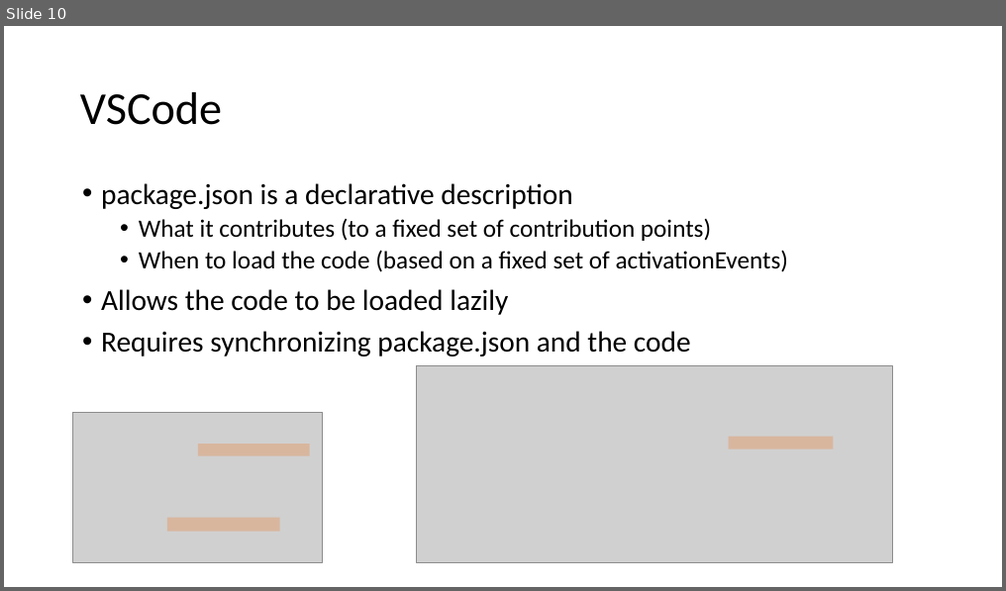
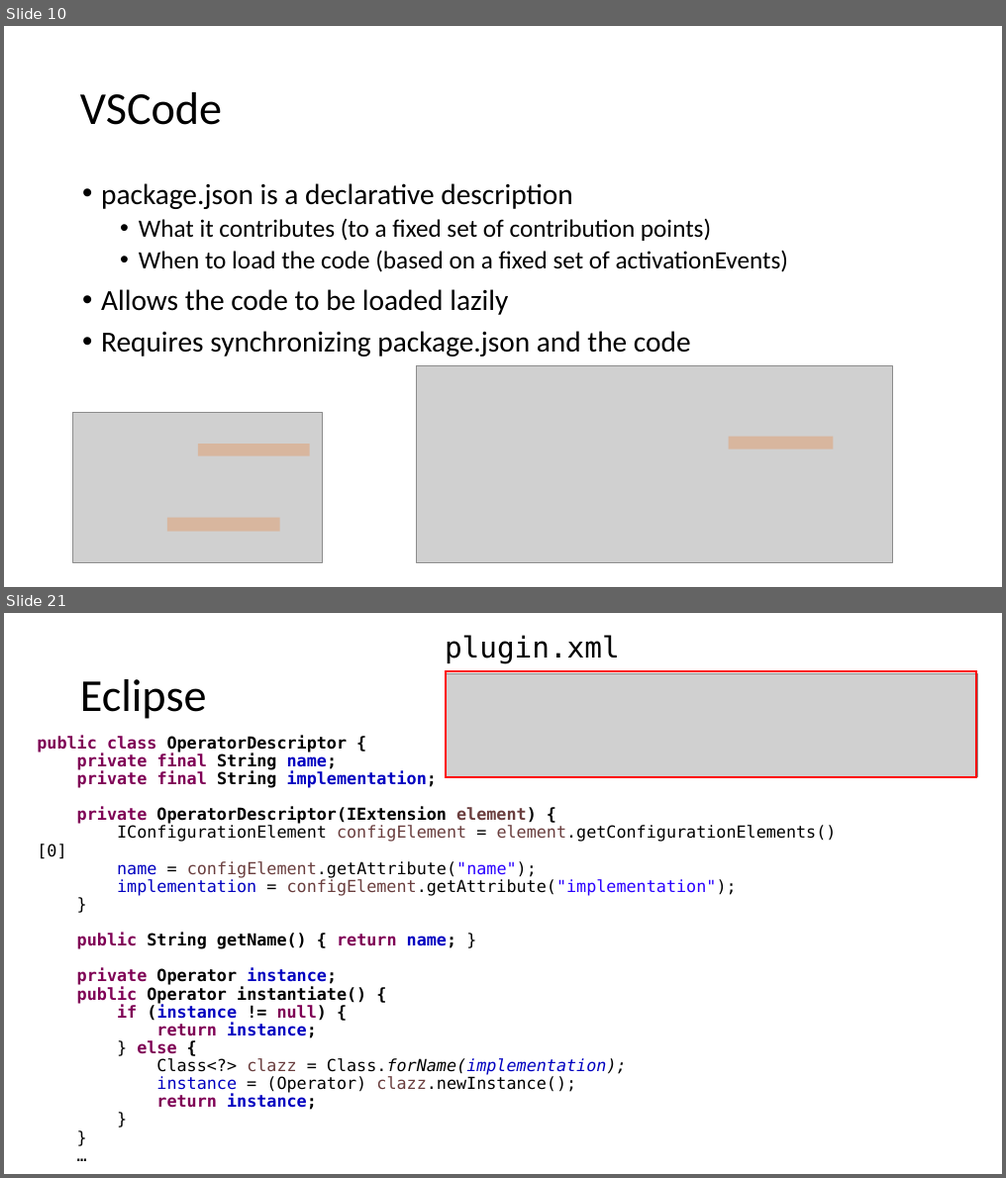
Before and after one commit to diffplug/sockets-and-plugs, a slide deck: Socket and Plugs.pptx. Shown one above the other, each under a label of ours: slide 10 before the commit, slides 10 and 21 after it; the slides between them are not shown. The pictures are 1006x591 and 1006x1178 pixels, drawn with LibreOffice and Linux fonts; fonts in the diff are those of the drawing; grey boxes stand for pictures. Boxes give left, top, right and bottom in pixels: in the first picture for what was removed or moved away, otherwise in the second. Text is boxed around its words. In the diff, an @@ line names an element or a change of style, - is before the commit and + after.

Commit message:
Eclipse example.

```diff
--- a/Socket and Plugs.pptx
+++ b/Socket and Plugs.pptx
@@ slide 21 added at <box>4,613,1002,1174</box>, background #FFFFFF @@
@@ text added at <box>445,635,620,663</box>, 28 pt, text #000000 @@
+plugin.xml
@@ title added at <box>80,679,207,719</box>, 44 pt, text #000000 @@
+Eclipse
@@ rectangle added at <box>446,672,976,777</box>, outline #FF0000 2.25 pt @@
@@ picture added at <box>447,674,977,777</box> @@
@@ text added at <box>37,736,837,1110</box>, 16 pt, text #000000, bold @@
+public class OperatorDescriptor {
+private final String name;
+private final String implementation;
+private OperatorDescriptor(IExtension element) {
+IConfigurationElement configElement = element.getConfigurationElements()[0]
+name = configElement.getAttribute("name");
+implementation = configElement.getAttribute("implementation");
+}
+public String getName() { return name; }
+private Operator instance;
+public Operator instantiate() {
+if (instance != null) {
+return instance;
+} else {
+Class<?> clazz = Class.forName(implementation);
+instance = (Operator) clazz.newInstance();
+return instance;
+}
+}
+…
```
Also in this commit, not shown: 1 slide changed, 18 other slides added, 4 slides removed, 19 other files.
